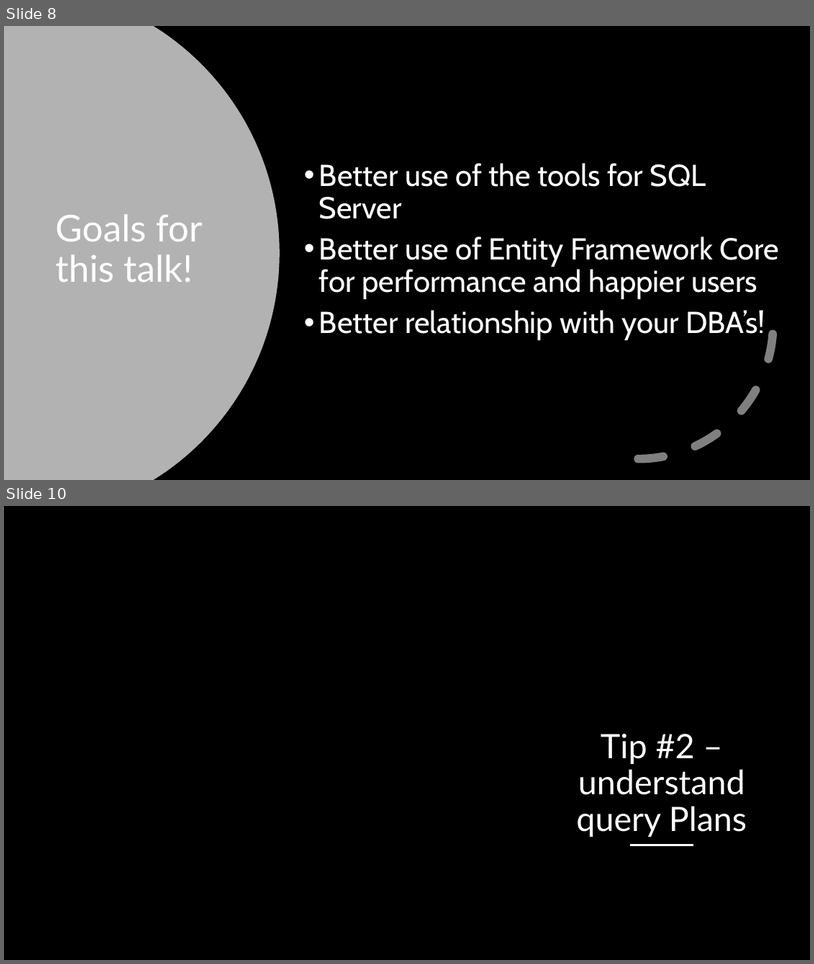
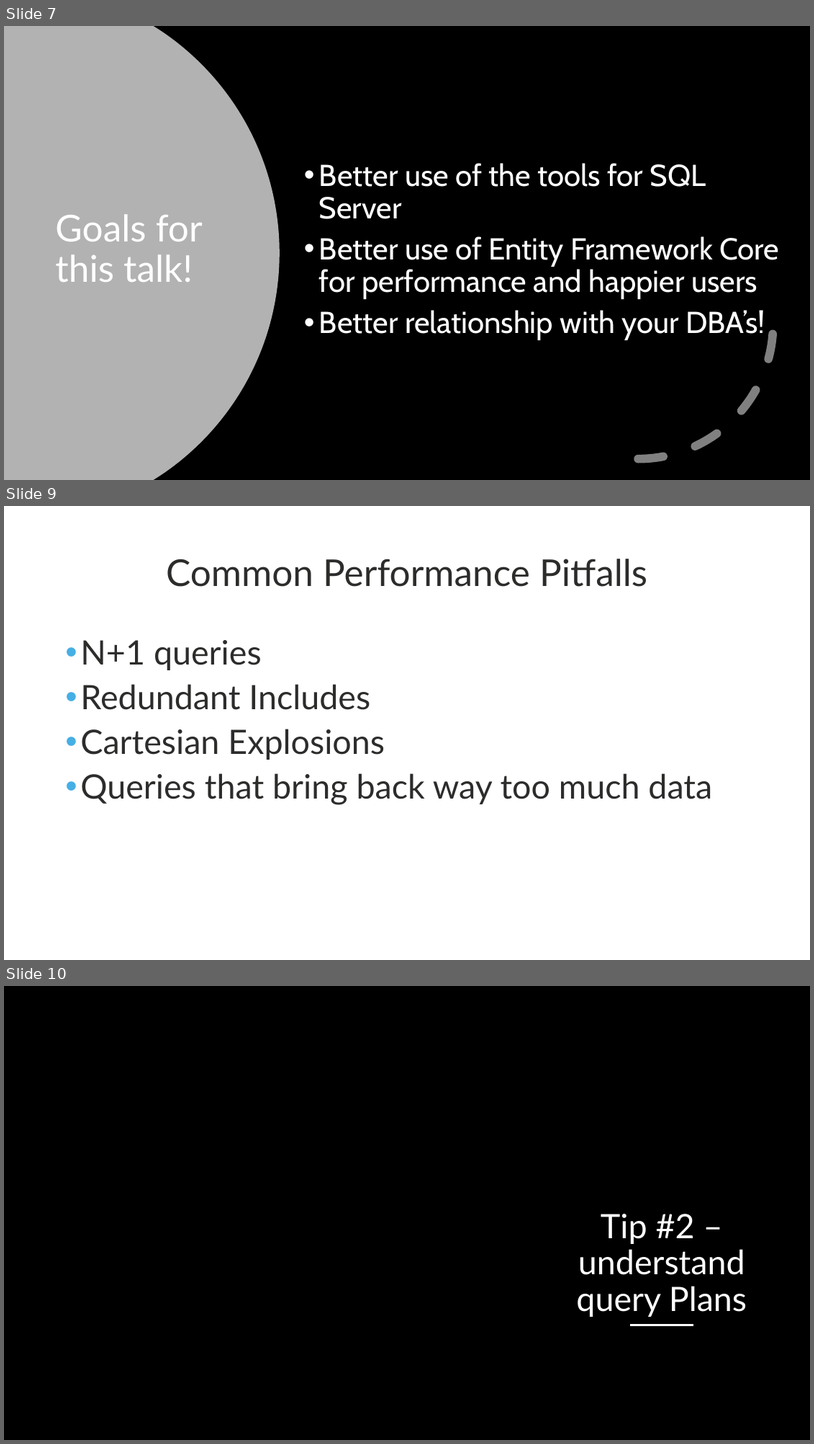
Before and after one commit to cwoodruff/DebuggingEFCoreMSSQL, a slide deck: Behind the LINQ- Diagnosing What EF Core Is Really Doing to Your Database.pptx. Shown one above the other, each under a label of ours: slides 8 and 10 before the commit, slides 7, 9 and 10 after it; the slides between them are not shown. The pictures are 814x964 and 814x1444 pixels, drawn with LibreOffice and Linux fonts; fonts in the diff are those of the drawing; background and template pictures are left out. Boxes give left, top, right and bottom in pixels: in the first picture for what was removed or moved away, otherwise in the second. Text is boxed around its words. In the diff, an @@ line names an element or a change of style, - is before the commit and + after.

```diff
--- a/Behind the LINQ- Diagnosing What EF Core Is Really Doing to Your Database.pptx
+++ b/Behind the LINQ- Diagnosing What EF Core Is Really Doing to Your Database.pptx
@@ slide 9 added at (4,506,810,960), background picture (left out) @@
@@ title added at (166,559,648,587), 44 pt, text #2C2D2B @@
+Common Performance Pitfalls
@@ text added at (80,640,712,805), 40 pt, text #2C2D2B @@
+• N+1 queries
+• Redundant Includes
+• Cartesian Explosions
+• Queries that bring back way too much data
@@ what was slide 8 is now slide 7 @@
```
Also in this commit, not shown: 4 slides changed, 1 other slide added, 1 slide removed.
